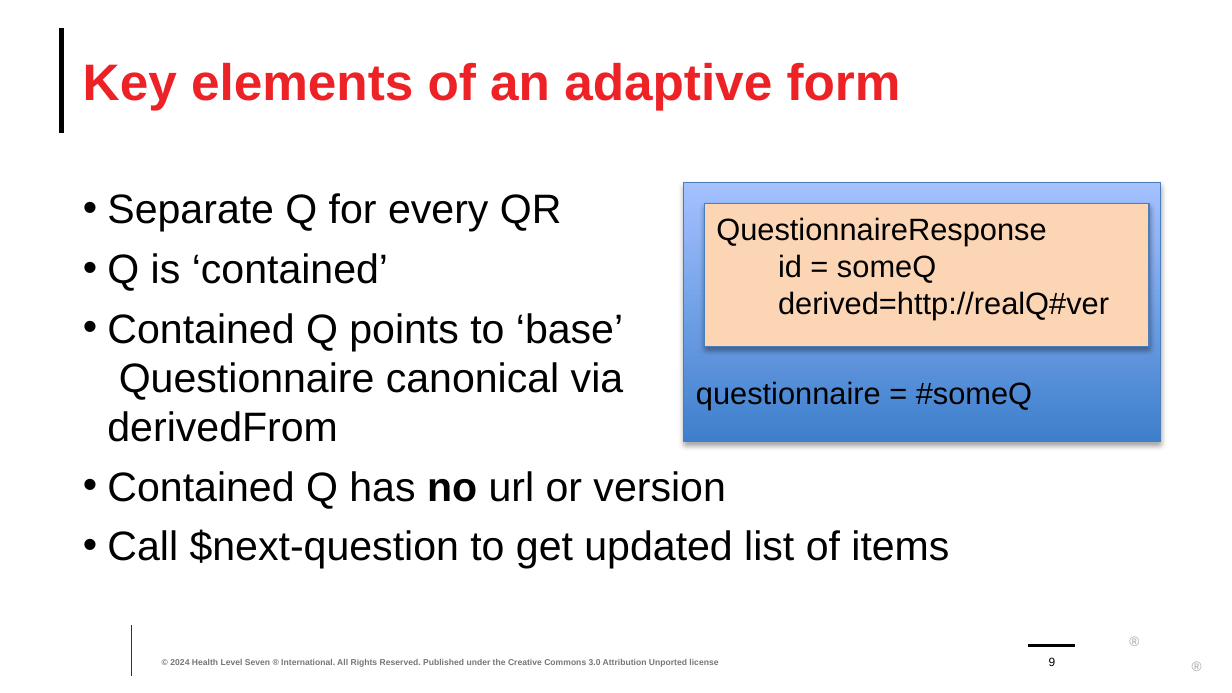
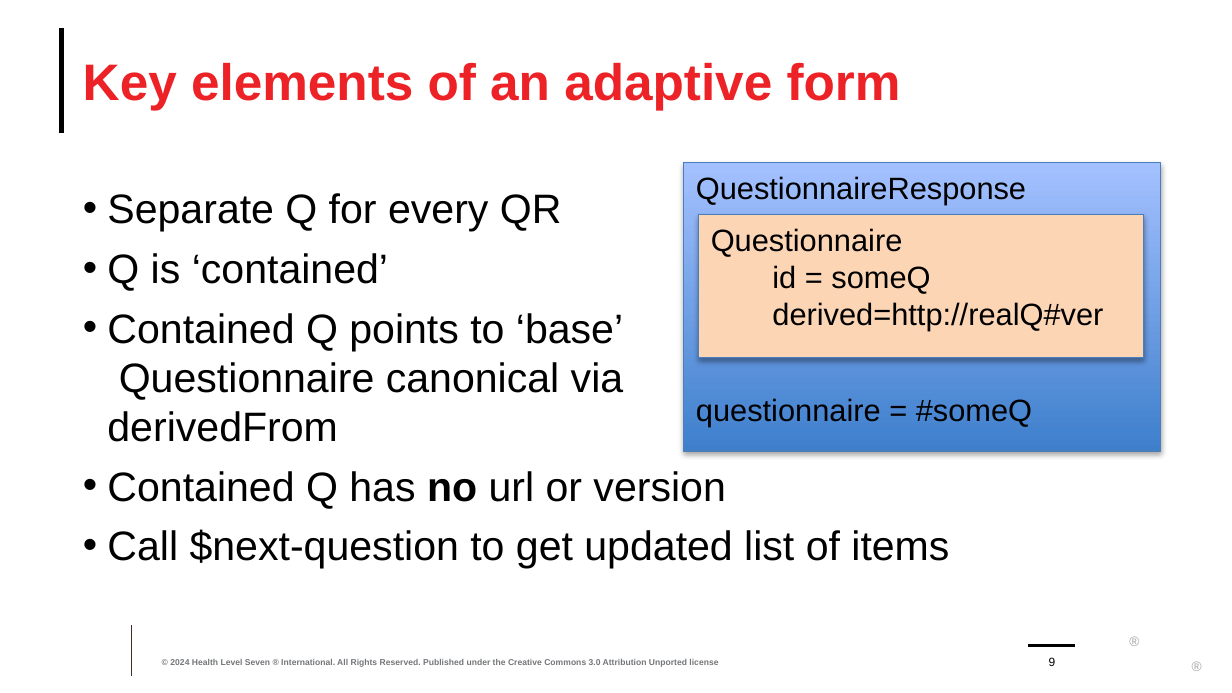
Before and after one commit to FHIR/documents, a slide deck: slide 9 of presentations/sdc/7-SDC-Adaptive-Forms.pptx. Drawn at 1232x693 pixels with LibreOffice and Linux fonts; fonts in the diff are those of the drawing; background and template pictures are left out. Boxes give left, top, right and bottom in pixels: in the first picture for what was removed or moved away, otherwise in the second. Text is boxed around its words. In the diff, an @@ line names an element or a change of style, - is before the commit and + after.

```diff
--- a/presentations/sdc/7-SDC-Adaptive-Forms.pptx
+++ b/presentations/sdc/7-SDC-Adaptive-Forms.pptx
@@ rectangle "QuestionnaireResponse": place and size @@
-rectangle "QuestionnaireResponse" at (684, 182, 1161, 441)
+rectangle "QuestionnaireResponse" at (684, 163, 1161, 451)
@@ text in rectangle at (696, 176, 1026, 205): paragraph added @@
+QuestionnaireResponse
@@ rectangle "Questionnaire": place and size @@
-rectangle "Questionnaire" at (705, 203, 1149, 346)
+rectangle "Questionnaire" at (699, 214, 1143, 357)
@@ text in rectangle at (711, 228, 903, 257): text changed @@
-QuestionnaireResponse
+Questionnaire
```
Also in this commit, not shown: 2 other files.
